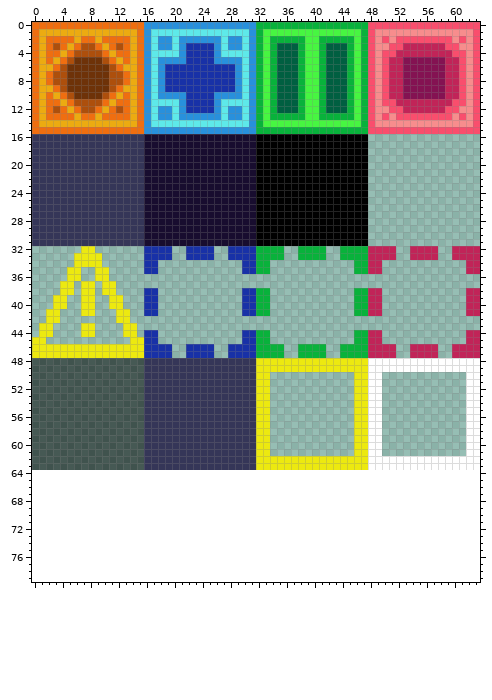
Two states of a sprite sheet, block.png. That is the earlier state.
The file is 64x64 pixels. The old version is drawn lined up with the new one, on the new canvas.
The same view after the edit:
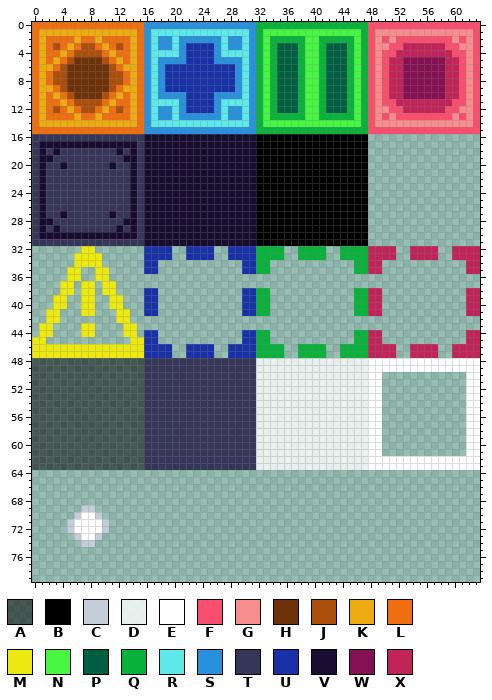
Palette (. is transparent): A #00000088  B #000000  C #c5cddb  D #ffffffc9  E #ffffff  F #f94e6d  G #f78d8d  H #6e3208  J #ad4f0c  K #ecab11  L #ef6e10  M #ece910  N #47f641  P #005f41  Q #08b23b  R #5ee9e9  S #2890dc  T #353658  U #1831a7  V #180d2f  W #841252  X #c12458
Diff:
canvas 64x64 -> 64x80
There is now colour C in row 69 at x 7 to 8; in row 70 at x 6 and 9; in rows 71 to 72 at x 5 and 10; in row 73 at x 6 and 9; in row 74 at x 7 to 8.
There is now colour D in rows 50 to 61 at x 34 to 45.
The edit turns colour M into colour D in rows 48 to 49 at x 32 to 47; in rows 50 to 61 at x 32 to 33 and 46 to 47; in rows 62 to 63 at x 32 to 47.
There is now colour E in row 70 at x 7 to 8; in rows 71 to 72 at x 6 to 9; in row 73 at x 7 to 8.
The edit turns colour T into colour V in row 17 at x 1 to 14; in row 18 at x 1, 3, 12 and 14; in row 19 at x 1 to 2 and 13 to 14; in row 20 at x 1, 4, 11 and 14; in rows 21 to 26 at x 1 and 14; in row 27 at x 1, 4, 11 and 14.
The edit turns colour T into colour V in row 28 at x 1 to 2 and 13 to 14; in row 29 at x 1, 3, 12 and 14; in row 30 at x 1 to 14.
Pixel boxes of the changes (left, top, right, bottom) in both pictures:
changed: (39, 141, 137, 239)
changed: (256, 358, 368, 470)
added: (67, 505, 109, 547)
